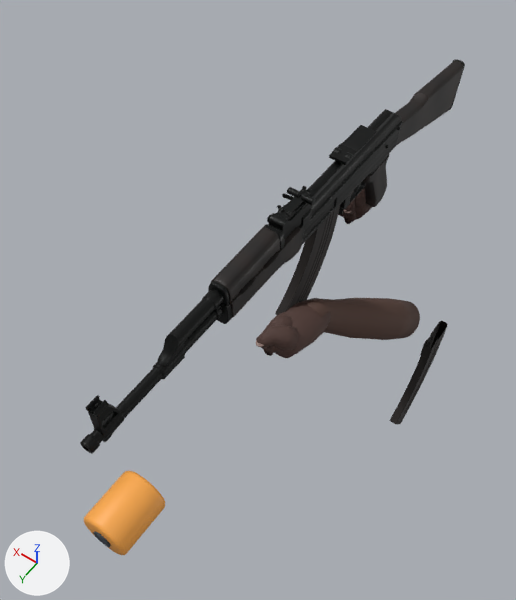
Before and after pictures for a commit that changed the glTF model client/public/assets/weapons/atlas.glb.
The view is the same before and after, from a 50 mm lens placed at (-0.35, 1.201, 1.255), pointed at (0.186, 0.45, 0.075). Lighting does not change. The marker at lower left points along +X, +Y and +Z. The picture after the commit comes second. Where no turn or scale is listed for an object, it has been applied to the vertices.

Names of what the first picture shows: 'AIRSOFT_ORANGE_TIP_07 - fitted protective orange guard', 'AUTHORED ak47 FurnitureGeometry', 'AUTHORED ak47 MagazineGeometry', 'AUTHORED ak47 OpticRailAdapterGeometry', 'AUTHORED ak47 ReceiverGeometry', 'AUTHORED ak47 SpareMagazineGeometry', 'AUTHORED ak47 StockWoodGeometry', 'AUTHORED ak47 WeaponBodyGeometry', 'Orange tip / black inset bore', 'atlas TWO_HAND LEFT bare anatomical forearm', 'atlas TWO_HAND LEFT cupped sculpted palm', 'atlas TWO_HAND LEFT opposable thumb' and 10 more.
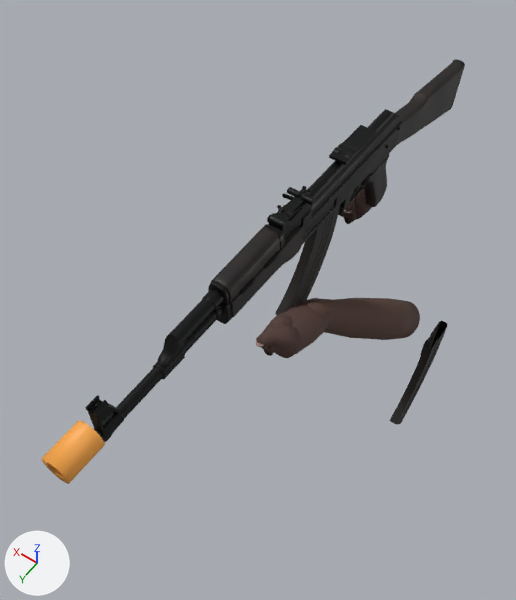
Location of each change, (x1, y1, x2, y2) in pixels of the pictures (516 x 600 px):
'AIRSOFT_ORANGE_TIP_07 - fitted protective orange guard', deleted (orange): before (84, 471, 165, 555)
'AIRSOFT_ORANGE_TIP_07 - fitted hollow muzzle sleeve', added (orange): after (41, 420, 105, 484)
'Orange tip / black inset bore', deleted: before (93, 531, 111, 547)

Patch to the scene script:
```diff
--- a/client/public/assets/weapons/atlas.glb.py
+++ b/client/public/assets/weapons/atlas.glb.py
@@ me_hollow_orange_replica_tip_geometry @@
+me_hollow_orange_replica_tip_geometry.from_pydata(...)  # 112 vertices, 168 faces; spans x 0.0659..0.1139, y 0.966..1.032, z 0.3724..0.4204
+me_hollow_orange_replica_tip_geometry.materials.append(mat_airsoft_orange_tip_07)  # orange #fba949
@@ ob_airsoft_orange_tip_07___fitted_protective_orange_guard @@
-ob_airsoft_orange_tip_07___fitted_protective_orange_guard = bpy.data.objects.new('AIRSOFT_ORANGE_TIP_07 - fitted protective orange guard', me_cylinder)
-ob_airsoft_orange_tip_07___fitted_protective_orange_guard.location = (0.0, 1.01, 0.345)
@@ ob_orange_tip___black_inset_bore @@
-ob_orange_tip___black_inset_bore = bpy.data.objects.new('Orange tip / black inset bore', me_cylinder_001)
-ob_orange_tip___black_inset_bore.location = (0.0, 1.011, 0.345)
@@ ob_airsoft_orange_tip_07___fitted_hollow_muzzle_sleeve @@
+ob_airsoft_orange_tip_07___fitted_hollow_muzzle_sleeve = bpy.data.objects.new('AIRSOFT_ORANGE_TIP_07 - fitted hollow muzzle sleeve', me_hollow_orange_replica_tip_geometry)
+ob_airsoft_orange_tip_07___fitted_hollow_muzzle_sleeve.location = (0.0, 0.0, 0.0)
```
